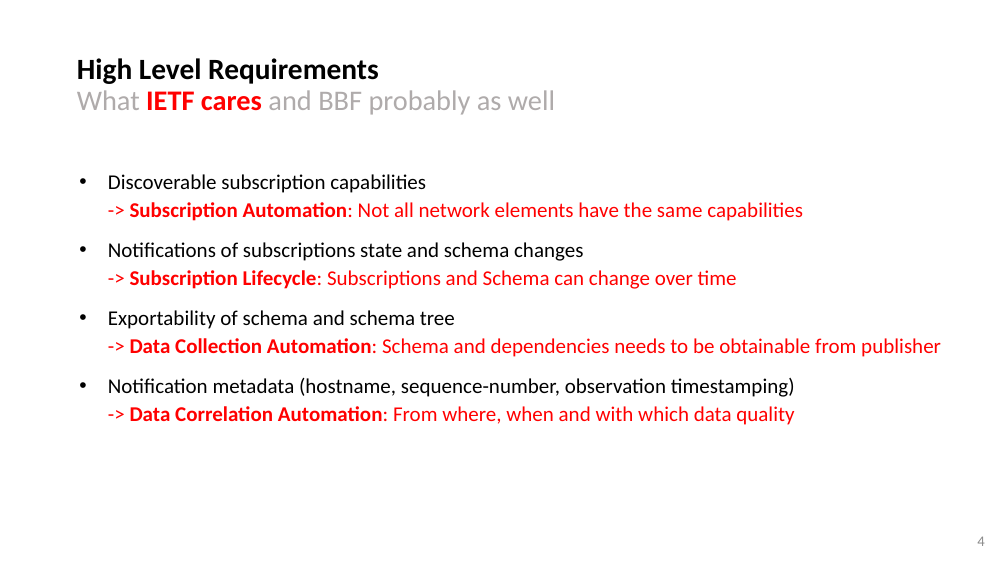
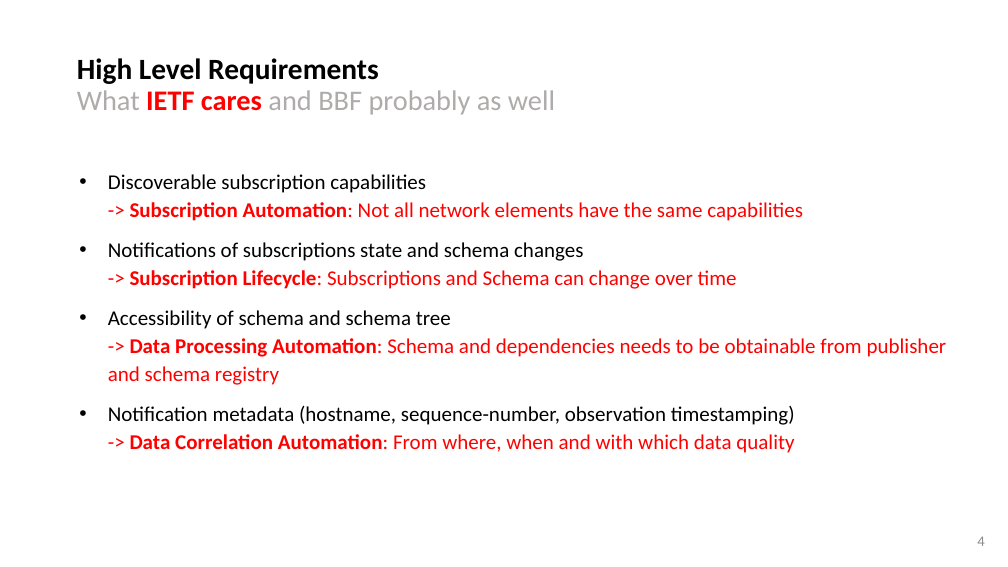
Before and after one commit to network-analytics/ietf-network-analytics-document-status, a slide deck: slide 4 of 122/NMOP/wt508-yang-messag-broker-integration-comparisonn.pptx. Drawn at 1008x567 pixels with LibreOffice and Linux fonts; fonts in the diff are those of the drawing. Boxes give left, top, right and bottom in pixels: in the first picture for what was removed or moved away, otherwise in the second. Text is boxed around its words. In the diff, an @@ line names an element or a change of style, - is before the commit and + after.

```diff
--- a/122/NMOP/wt508-yang-messag-broker-integration-comparisonn.pptx
+++ b/122/NMOP/wt508-yang-messag-broker-integration-comparisonn.pptx
@@ text at <box>108,310,947,385</box>: text changed @@
-• Exportability of schema and schema tree
-  -> Data Collection Automation: Schema and dependencies needs to be obtainable from publisher
+• Accessibility of schema and schema tree
+  -> Data Processing Automation: Schema and dependencies needs to be obtainable from publisher and schema registry
```
Also in this commit, not shown: 1 other slide changed, 1 other file.
